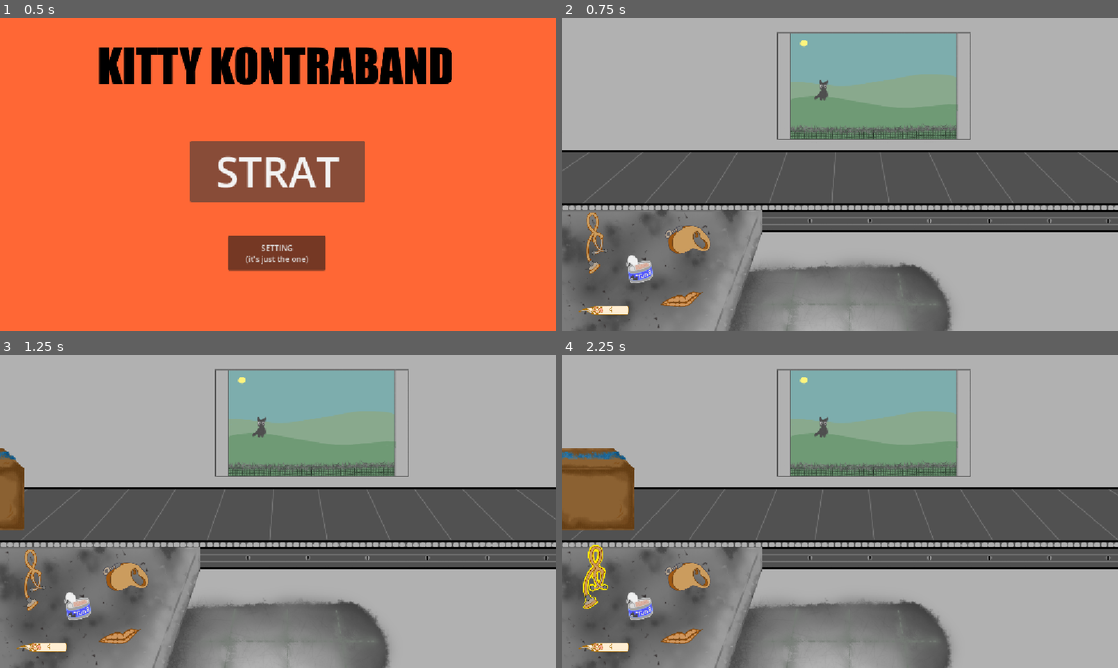
Above: before the commit, frames 1-4 (two rows, left to right).
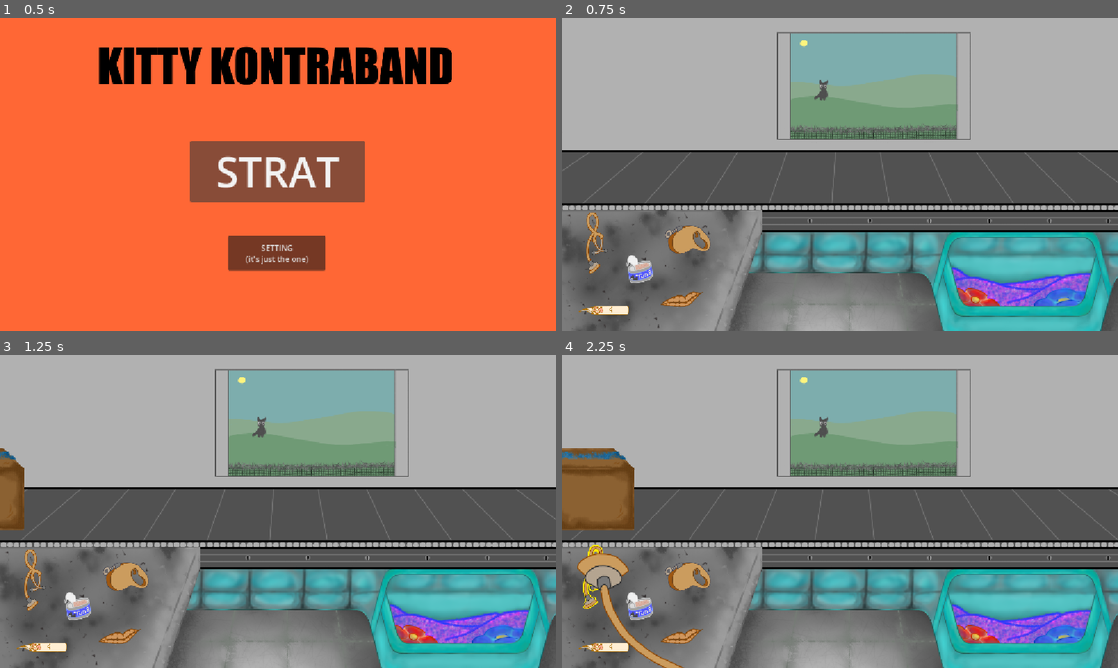
Above: after the commit, the same moments.

Repository: zwiebelkaramell/KITTY-KONTRABAND
Game: Godot game, scene res://Assets/Scenes/Startup.tscn
Two runs of this game, one before a commit and one after it. Both use one fixed random seed, a clock stepped at 60 frames per second and the inputs below. Sound files missing from this copy of the repository are replaced by a short silence.
Inputs (mouse positions are in pixels of both pictures, inside the frame that each line leads up to):
- Up to frame 1 (0.5 s): no input
- Up to frame 2 (0.75 s): click "STRAT" at 0.5 s
- Up to frame 3 (1.25 s): no input
- Up to frame 4 (2.25 s): click (689, 577) at 1.25 s; click (600, 577) at 2 s

Frame 1 is identical in both runs. In frame 2, 15% of the frame differs, in the area x 33-100%, y 68-100%; in frame 3, 15%; in frame 4, 16%, in the area x 2-100%, y 63-100%.

Commit message:
Added Jank

Diff:
--- a/Assets/Scenes/Instances/Box.tscn
+++ b/Assets/Scenes/Instances/Box.tscn
@@ -1,7 +1,53 @@
 [gd_scene format=3 uid="uid://cdgsdpd15dja5"]
 
 [ext_resource type="Texture2D" uid="uid://bvjrvwig37xhr" path="res://Assets/Art/boxes/disgustung box outside.png" id="1_fwgws"]
+[ext_resource type="Script" uid="uid://bqj0sqwtbq7ni" path="res://Assets/Scenes/Instances/box.gd" id="2_p106q"]
 
-[node name="Box" type="Sprite2D" unique_id=2052325527]
+[sub_resource type="Animation" id="Animation_7i46i"]
+length = 0.001
+
+[sub_resource type="Animation" id="Animation_38gu8"]
+resource_name = "shake"
+tracks/0/type = "value"
+tracks/0/imported = false
+tracks/0/enabled = true
+tracks/0/path = NodePath("Sprite2D:rotation")
+tracks/0/interp = 1
+tracks/0/loop_wrap = true
+tracks/0/keys = {
+"times": PackedFloat32Array(0.0009999999, 0.06766667, 0.16766667, 0.301),
+"transitions": PackedFloat32Array(1, 1, 1, 1),
+"update": 0,
+"values": [0.0, 0.06283185307179626, -0.10122909661567131, 0.0]
+}
+
+[sub_resource type="AnimationLibrary" id="AnimationLibrary_wxdf5"]
+_data = {
+&"RESET": SubResource("Animation_7i46i"),
+&"shake": SubResource("Animation_38gu8")
+}
+
+[sub_resource type="RectangleShape2D" id="RectangleShape2D_p106q"]
+size = Vector2(168, 118)
+
+[node name="Box" type="Node2D" unique_id=844079043]
+script = ExtResource("2_p106q")
+
+[node name="Sprite2D" type="Sprite2D" parent="." unique_id=1413462323]
+position = Vector2(135, 109)
 texture = ExtResource("1_fwgws")
 centered = false
+offset = Vector2(-135, -109)
+
+[node name="AnimationPlayer" type="AnimationPlayer" parent="Sprite2D" unique_id=1538143672]
+root_node = NodePath("../..")
+libraries/ = SubResource("AnimationLibrary_wxdf5")
+
+[node name="Area2D" type="Area2D" parent="Sprite2D" unique_id=1691470828]
+position = Vector2(0, 20)
+
+[node name="CollisionShape2D" type="CollisionShape2D" parent="Sprite2D/Area2D" unique_id=1264687739]
+position = Vector2(0, 5)
+shape = SubResource("RectangleShape2D_p106q")
+
+[connection signal="area_entered" from="Sprite2D/Area2D" to="." method="_on_area_2d_area_entered"]
--- /dev/null
+++ b/Assets/Scenes/Instances/box.gd
@@ -0,0 +1,5 @@
+extends Node2D
+
+
+func shake():
+	$Sprite2D/AnimationPlayer.play("shake")
--- a/Assets/Scenes/Instances/xray.tscn
+++ b/Assets/Scenes/Instances/xray.tscn
@@ -4,12 +4,57 @@
 [ext_resource type="Script" uid="uid://bjctwub7km45v" path="res://Assets/Scripts/xray.gd" id="2_dvl6v"]
 [ext_resource type="Shader" uid="uid://bwlus5j4oirnk" path="res://Assets/Shaders/Xray.gdshader" id="3_8bpiw"]
 [ext_resource type="AudioStream" uid="uid://bipltgkx70j64" path="res://Assets/Audio/cat_purr_1_loop_muffled.ogg" id="4_7i46i"]
-[ext_resource type="Texture2D" uid="uid://ddpmgxdgoxno" path="res://Assets/Art/objects n cats/whoite cat 4.png" id="4_38gu8"]
 
 [sub_resource type="ShaderMaterial" id="ShaderMaterial_f5dhn"]
 shader = ExtResource("3_8bpiw")
 
+[sub_resource type="RectangleShape2D" id="RectangleShape2D_c0ktc"]
+size = Vector2(168, 118)
+
+[sub_resource type="Animation" id="Animation_7i46i"]
+length = 0.001
+
+[sub_resource type="Animation" id="Animation_38gu8"]
+resource_name = "shake"
+tracks/0/type = "value"
+tracks/0/imported = false
+tracks/0/enabled = true
+tracks/0/path = NodePath("Sprite2D:rotation")
+tracks/0/interp = 1
+tracks/0/loop_wrap = true
+tracks/0/keys = {
+"times": PackedFloat32Array(0.0009999999, 0.06766667, 0.16766667, 0.301),
+"transitions": PackedFloat32Array(1, 1, 1, 1),
+"update": 0,
+"values": [0.0, 0.06283185307179626, -0.10122909661567131, 0.0]
+}
+
+[sub_resource type="Animation" id="Animation_xr1b0"]
+resource_name = "shake_xray"
+tracks/0/type = "value"
+tracks/0/imported = false
+tracks/0/enabled = true
+tracks/0/path = NodePath(".:rotation")
+tracks/0/interp = 1
+tracks/0/loop_wrap = true
+tracks/0/keys = {
+"times": PackedFloat32Array(0, 0.06666667, 0.16666667, 0.3),
+"transitions": PackedFloat32Array(1, 1, 1, 1),
+"update": 0,
+"values": [0.0, 0.06283185307179626, -0.10122909661567131, 0.0]
+}
+
+[sub_resource type="AnimationLibrary" id="AnimationLibrary_xr1b0"]
+_data = {
+&"RESET": SubResource("Animation_7i46i"),
+&"shake": SubResource("Animation_38gu8"),
+&"shake_xray": SubResource("Animation_xr1b0")
+}
+
 [node name="Xray" type="TextureButton" unique_id=901372612]
+offset_right = 279.0
+offset_bottom = 224.0
+pivot_offset = Vector2(139, 126)
 texture_normal = ExtResource("1_8bpiw")
 script = ExtResource("2_dvl6v")
 metadata/Xray = true
@@ -17,7 +62,6 @@
 [node name="Contents" type="Sprite2D" parent="." unique_id=69195861]
 material = SubResource("ShaderMaterial_f5dhn")
 position = Vector2(22, 71)
-texture = ExtResource("4_38gu8")
 centered = false
 
 [node name="AudioStreamPlayer2D" type="AudioStreamPlayer2D" parent="Contents" unique_id=1545092162]
@@ -28,3 +72,16 @@
 max_distance = 96.0
 bus = &"SFX"
 playback_type = 1
+
+[node name="Area2D" type="Area2D" parent="Contents" unique_id=1947393413]
+position = Vector2(117, 51)
+
+[node name="CollisionShape2D" type="CollisionShape2D" parent="Contents/Area2D" unique_id=1862569593]
+position = Vector2(0, 5)
+shape = SubResource("RectangleShape2D_c0ktc")
+
+[node name="AnimationPlayer" type="AnimationPlayer" parent="Contents" unique_id=964842475]
+root_node = NodePath("../..")
+libraries/ = SubResource("AnimationLibrary_xr1b0")
+
+[connection signal="area_entered" from="Contents/Area2D" to="." method="_on_area_2d_area_entered"]
--- a/Assets/Scenes/Main.tscn
+++ b/Assets/Scenes/Main.tscn
@@ -7,7 +7,9 @@
 [ext_resource type="Texture2D" uid="uid://bd64wlgjc7klk" path="res://Assets/Art/background/bg_blink.png" id="3_sbipf"]
 [ext_resource type="Texture2D" uid="uid://cge5ojoltukno" path="res://Assets/Art/Conveyer/the fancier conveyer belt/conveyorlines2.png" id="4_s4ycj"]
 [ext_resource type="Texture2D" uid="uid://bs6d4aspypydi" path="res://Assets/Art/Conveyer/the fancier conveyer belt/conveyorlines3.png" id="5_7n1ip"]
+[ext_resource type="Texture2D" uid="uid://8w0bobfj3boa" path="res://Assets/Art/tools/behind of cat shoot.png" id="5_hshu0"]
 [ext_resource type="Texture2D" uid="uid://gu4bqq465luy" path="res://Assets/Art/Conveyer/the fancier conveyer belt/ball1conveyor.png" id="6_0i17j"]
+[ext_resource type="Texture2D" uid="uid://bivtd4g6oquxe" path="res://Assets/Art/tools/ cat shoot 1 file.png" id="6_41ttk"]
 [ext_resource type="Script" uid="uid://bjx0sru22ru6m" path="res://Assets/Scripts/boxes.gd" id="6_xycqk"]
 [ext_resource type="Texture2D" uid="uid://cqfo3h57ir44y" path="res://Assets/Art/Conveyer/the fancier conveyer belt/ball2conveyor.png" id="7_muljk"]
 [ext_resource type="Texture2D" uid="uid://bx47rekltlkg6" path="res://Assets/Art/Conveyer/the fancier conveyer belt/outline.png" id="8_22soc"]
@@ -16,6 +18,7 @@
 [ext_resource type="Texture2D" uid="uid://prkkwduhbcww" path="res://Assets/Art/Conveyer/the fancier conveyer belt/flatheadbolts.png" id="9_xxxt7"]
 [ext_resource type="Texture2D" uid="uid://b2jjkjlmnfy1f" path="res://Assets/Art/tools/raygun.png" id="14_kwusr"]
 [ext_resource type="Texture2D" uid="uid://su76fg58v362" path="res://Assets/Art/tools/raygun_hover.png" id="15_dsner"]
+[ext_resource type="Texture2D" uid="uid://c1mqly03ikbog" path="res://Assets/Art/tools/1st long stethistcope throat.png" id="15_ti8a1"]
 [ext_resource type="Texture2D" uid="uid://bpf6kflroewk7" path="res://Assets/Art/tools/stethescope.png" id="16_kupbj"]
 [ext_resource type="Texture2D" uid="uid://dhbyetb8n17wm" path="res://Assets/Art/tools/stethescope_hover.png" id="17_1hk8p"]
 [ext_resource type="Script" uid="uid://bejkjenm5m2f3" path="res://Assets/Scripts/sound.gd" id="18_4kbup"]
@@ -114,6 +117,9 @@
 [sub_resource type="ShaderMaterial" id="ShaderMaterial_6u0qf"]
 shader = ExtResource("8_obb38")
 
+[sub_resource type="CircleShape2D" id="CircleShape2D_c0ktc"]
+radius = 35.014282
+
 [sub_resource type="AnimatedTexture" id="AnimatedTexture_c0ktc"]
 frames = 2
 frame_0/texture = ExtResource("19_iimxx")
@@ -177,6 +183,14 @@
 texture = ExtResource("3_s4ycj")
 centered = false
 
+[node name="Chute" type="Sprite2D" parent="BG" unique_id=1125787542]
+texture = ExtResource("5_hshu0")
+centered = false
+
+[node name="Front" type="Sprite2D" parent="BG/Chute" unique_id=311913558]
+texture = ExtResource("6_41ttk")
+centered = false
+
 [node name="Conveyor" type="AnimatedSprite2D" parent="." unique_id=214091721]
 sprite_frames = SubResource("SpriteFrames_c0ktc")
 autoplay = "default"
@@ -202,13 +216,40 @@
 z_index = 2
 copy_mode = 2
 
-[node name="Mask" type="Sprite2D" parent="Boxes/BackBufferCopy" unique_id=843949800]
+[node name="Mouse" type="Node2D" parent="Boxes/BackBufferCopy" unique_id=833525770]
+
+[node name="Mask" type="Sprite2D" parent="Boxes/BackBufferCopy/Mouse" unique_id=843949800]
 visible = false
 z_index = 1
 material = SubResource("ShaderMaterial_6u0qf")
 texture = ExtResource("9_6pypa")
 
-[node name="AudioListener2D" type="AudioListener2D" parent="Boxes/BackBufferCopy/Mask" unique_id=160767025]
+[node name="AudioListener2D" type="AudioListener2D" parent="Boxes/BackBufferCopy/Mouse/Mask" unique_id=160767025]
+
+[node name="1StLongStethistcopeThroat" type="Sprite2D" parent="Boxes/BackBufferCopy/Mouse" unique_id=2010204735]
+visible = false
+z_index = 1
+position = Vector2(3, 1)
+rotation = -2.1240656
+texture = ExtResource("15_ti8a1")
+offset = Vector2(-440.53265, 44.074295)
+
+[node name="Tuna" type="Sprite2D" parent="Boxes/BackBufferCopy/Mouse" unique_id=1193051558]
+visible = false
+z_index = 1
+texture = ExtResource("18_pt21i")
+
+[node name="Area2D" type="Area2D" parent="Boxes/BackBufferCopy/Mouse/Tuna" unique_id=851258243]
+
+[node name="CollisionShape2D" type="CollisionShape2D" parent="Boxes/BackBufferCopy/Mouse/Tuna/Area2D" unique_id=1771091614]
+shape = SubResource("CircleShape2D_c0ktc")
+
+[node name="Knife" type="Sprite2D" parent="Boxes/BackBufferCopy/Mouse" unique_id=1994164663]
+visible = false
+z_index = 1
+position = Vector2(50, 80)
+rotation = 1.0471976
+texture = ExtResource("18_fqjcf")
 
 [node name="Marker_Spawn" type="Marker2D" parent="." unique_id=223404620]
 position = Vector2(-268, 156)
@@ -404,6 +445,7 @@
 [node name="BlinkTimer" type="Timer" parent="Timers" unique_id=1837363323]
 autostart = true
 
+[connection signal="area_entered" from="Boxes/BackBufferCopy/Mouse/Tuna/Area2D" to="." method="_on_area_2d_area_entered"]
 [connection signal="toggled" from="UI/X-Ray" to="." method="_on_x_ray_toggled"]
 [connection signal="toggled" from="UI/Stethoscope" to="." method="_on_stethoscope_toggled"]
 [connection signal="toggled" from="UI/Tuna" to="." method="_on_tuna_toggled"]
--- a/Assets/Scenes/Settings.tscn
+++ b/Assets/Scenes/Settings.tscn
@@ -57,7 +57,7 @@
 offset_bottom = 236.0
 max_value = 2.0
 step = 0.01
-value = 1.1
+value = 0.5
 tick_count = 100
 
 [node name="GoBack" type="Button" parent="." unique_id=1208021830]
--- a/Assets/Scenes/Win.tscn
+++ b/Assets/Scenes/Win.tscn
@@ -1,6 +1,7 @@
 [gd_scene format=3 uid="uid://hu0m0ncbkoam"]
 
 [ext_resource type="Texture2D" uid="uid://cm3iuqftocnqu" path="res://Assets/Art/temp_interstitial_bg.png" id="1_lhn03"]
+[ext_resource type="Script" uid="uid://ce3qab6pjcfgs" path="res://Assets/Scenes/win.gd" id="1_xj2gl"]
 
 [sub_resource type="LabelSettings" id="LabelSettings_c0ktc"]
 font_size = 32
@@ -8,6 +9,7 @@
 outline_color = Color(0, 0, 0, 1)
 
 [node name="Win" type="Node2D" unique_id=944332667]
+script = ExtResource("1_xj2gl")
 
 [node name="BG" type="Sprite2D" parent="." unique_id=419037566]
 texture = ExtResource("1_lhn03")
@@ -35,3 +37,5 @@
 theme_override_constants/outline_size = 5
 theme_override_font_sizes/font_size = 32
 text = "FUG"
+
+[connection signal="pressed" from="Button" to="." method="_on_button_pressed"]
--- /dev/null
+++ b/Assets/Scenes/win.gd
@@ -0,0 +1,6 @@
+extends Node2D
+
+
+func _on_button_pressed() -> void:
+	get_tree().change_scene_to_file("res://Assets/Scenes/Menu.tscn")
+	pass # Replace with function body.
--- a/Assets/Scripts/Object scripts/Contents.gd
+++ b/Assets/Scripts/Object scripts/Contents.gd
@@ -3,3 +3,4 @@
 @export var is_cat: bool
 @export var difficulty: int
 @export var path: String
+@export var is_tuna: bool
--- a/Assets/Scripts/boxes.gd
+++ b/Assets/Scripts/boxes.gd
@@ -1,16 +1,35 @@
 extends Node2D
 
 func _process(delta: float) -> void:
-	$BackBufferCopy/Mask.global_position = get_viewport().get_mouse_position()
+	$BackBufferCopy/Mouse.global_position = get_viewport().get_mouse_position()
+	if G.IsKnife:
+		if Input.is_mouse_button_pressed(MOUSE_BUTTON_LEFT):
+			$BackBufferCopy/Mouse/Knife.rotation = deg_to_rad(45)
+		else:
+			$BackBufferCopy/Mouse/Knife.rotation = deg_to_rad(60)
 
 func toggle_xray():
 	if !G.IsXray:
-		$BackBufferCopy/Mask.visible = false
+		$BackBufferCopy/Mouse/Mask.visible = false
 	else:
-		$BackBufferCopy/Mask.visible = true
+		$BackBufferCopy/Mouse/Mask.visible = true
 
 func toggle_stetho():
 	if G.IsStetho:
-		$BackBufferCopy/Mask/AudioListener2D.make_current()
+		$BackBufferCopy/Mouse/Mask/AudioListener2D.make_current()
+		$"BackBufferCopy/Mouse/1StLongStethistcopeThroat".visible = true
 	else:
-		$BackBufferCopy/Mask/AudioListener2D.clear_current()
+		$BackBufferCopy/Mouse/Mask/AudioListener2D.clear_current()
+		$"BackBufferCopy/Mouse/1StLongStethistcopeThroat".visible = false
+
+func toggle_tuna():
+	if G.IsTuna:
+		$BackBufferCopy/Mouse/Tuna.visible = true
+	else:
+		$BackBufferCopy/Mouse/Tuna.visible = false
+
+func toggle_knife():
+	if G.IsKnife:
+		$BackBufferCopy/Mouse/Knife.visible = true
+	else:
+		$BackBufferCopy/Mouse/Knife.visible = false
--- a/Assets/Scripts/globals.gd
+++ b/Assets/Scripts/globals.gd
@@ -6,31 +6,39 @@
 
 var fail_num = 3
 var base_speed = 100
+var base_catnum = 30
+var base_quota = 10
+var last_level = 3
 
-var CatNum = 30
-var Quota = 10
+var CatNum = base_catnum
+var Quota = base_quota
 var PKGList = []
 
 var Speed = 100
 var IsXray = false
 var IsKnife = false
 var IsStetho = false
+var IsTuna = false
 
 var VolMaster = 0.5
 var VolSFX = 1
 var VolMusic = 1
+
+var Level = 0
 
 # using this to pass values between scenes cause doing it in the transition is a pain in the ass
 var ResFails = 0
 var ResFailNonCat = false
 
 func reset():
-	self.CatNum = 30
-	self.Quota = 10
+	self.Level = 0
+	self.CatNum = base_catnum
+	self.Quota = base_quota
 	self.PKGList = []
 	self.Speed = 100
 	self.IsXray = false
 	self.IsKnife = false
 	self.IsStetho = false
+	self.IsTuna = false
 	self.ResFails = 0
 	self.ResFailNonCat = false
--- a/Assets/Scripts/inbetween.gd
+++ b/Assets/Scripts/inbetween.gd
@@ -16,5 +16,11 @@
 
 func _on_button_pressed() -> void:
 	# add logic for increasing difficulty here
+	G.Level += 1
+	G.CatNum = G.base_catnum + (G.base_catnum*G.Level)
+	G.Quota = G.base_quota + ((G.base_quota/2)*G.Level)
+	G.Speed = G.base_speed + ((G.base_speed/10)*G.Level)
+	if G.Level >= G.last_level:
+		get_tree().change_scene_to_file("res://Assets/Scenes/Win.tscn")
 	get_tree().change_scene_to_file("res://Assets/Scenes/Main.tscn")
 	pass # Replace with function body.
--- a/Assets/Scripts/main.gd
+++ b/Assets/Scripts/main.gd
@@ -5,9 +5,13 @@
 var obj_list = load("res://Assets/Scripts/Object scripts/ObjectList.gd").new()
 
 var clicked_boxes = []
+var tuna_bool = false
 
 func _process(delta: float) -> void:
 	$Boxes.position.x += (G.Speed*delta)
+
+
+
 	for n in $Boxes.get_child_count(): #sigh
 		if $Boxes.get_child(n).global_position.x > 1500 && $Boxes.get_child(n).has_meta("Xray"): #sigh
 			if $Boxes.get_child(n).cont_obj.is_cat:
@@ -57,7 +61,9 @@
 	for n in range(0, G.CatNum):
 		var x = randi_range(0, len(G.PKGList)-1)
 		var y = randi_range(0, (len(obj_list.cat)-1))
+		var tuna = randi_range(0, 1)
 		G.PKGList[x] = obj_list.cat[y]
+		G.PKGList[x].is_tuna = bool(x)
 		print("CAT ACTIVATED")
 	pass
 
@@ -136,8 +142,11 @@
 	if toggled_on:
 		exclusive_toggle($UI/Tuna.name)
 		$Sound/SFX_ItemSelectTuna.play()
+		G.IsTuna = true
 	else:
+		G.IsTuna = false
 		pass
+	$Boxes.toggle_tuna()
 
 func _on_knife_toggled(toggled_on: bool) -> void:
 	if toggled_on:
@@ -145,7 +154,7 @@
 		exclusive_toggle($UI/KNIFE.name)
 	else:
 		G.IsKnife = false
-
+	$Boxes.toggle_knife()
 func _on_pspsps_pressed() -> void:
 	pass # Replace with function body.
 
@@ -153,3 +162,17 @@
 func _on_blink_timer_timeout() -> void:
 	$BG.play()
 	$Timers/BlinkTimer.start(randf_range(5.0,10.0))
+
+
+func should_you_shake(obj: Node): # THE JANK IS REAL
+	if tuna_bool:
+		obj.shake()
+
+func _on_area_2d_area_entered(area: Area2D) -> void:
+	if G.IsTuna:
+		if area.get_parent().get_parent().get("cont_obj"):
+			if area.get_parent().get_parent().cont_obj.is_tuna:
+				tuna_bool = true
+			else:
+				tuna_bool = false
+		call_deferred("should_you_shake", area.get_parent().get_parent())
--- a/Assets/Scripts/xray.gd
+++ b/Assets/Scripts/xray.gd
@@ -1,6 +1,8 @@
 extends TextureButton
 
 var cont_obj: Object
+
+@onready var hitbox = $Contents/Area2D
 
 func pass_obj(obj: Object):
 	cont_obj = obj
@@ -8,3 +10,7 @@
 		$Contents/AudioStreamPlayer2D.set_volume_linear(0.0)
 	elif cont_obj.difficulty < 1 && randi_range(0,1) == 0:
 		$Contents/AudioStreamPlayer2D.set_volume_linear(0.0)
+
+
+func shake():
+	$Contents/AnimationPlayer.play("shake_xray")
--- a/default_bus_layout.tres
+++ b/default_bus_layout.tres
@@ -5,7 +5,7 @@
 ceiling_db = -5.0
 
 [resource]
-bus/0/volume_db = 0.0694828
+bus/0/volume_db = -9.209199
 bus/0/effect/0/effect = SubResource("AudioEffectLimiter_j3pel")
 bus/0/effect/0/enabled = true
 bus/1/name = &"SFX"
Not shown, added: Assets/Scenes/Instances/box.gd.uid
Not shown, added: Assets/Scenes/win.gd.uid
